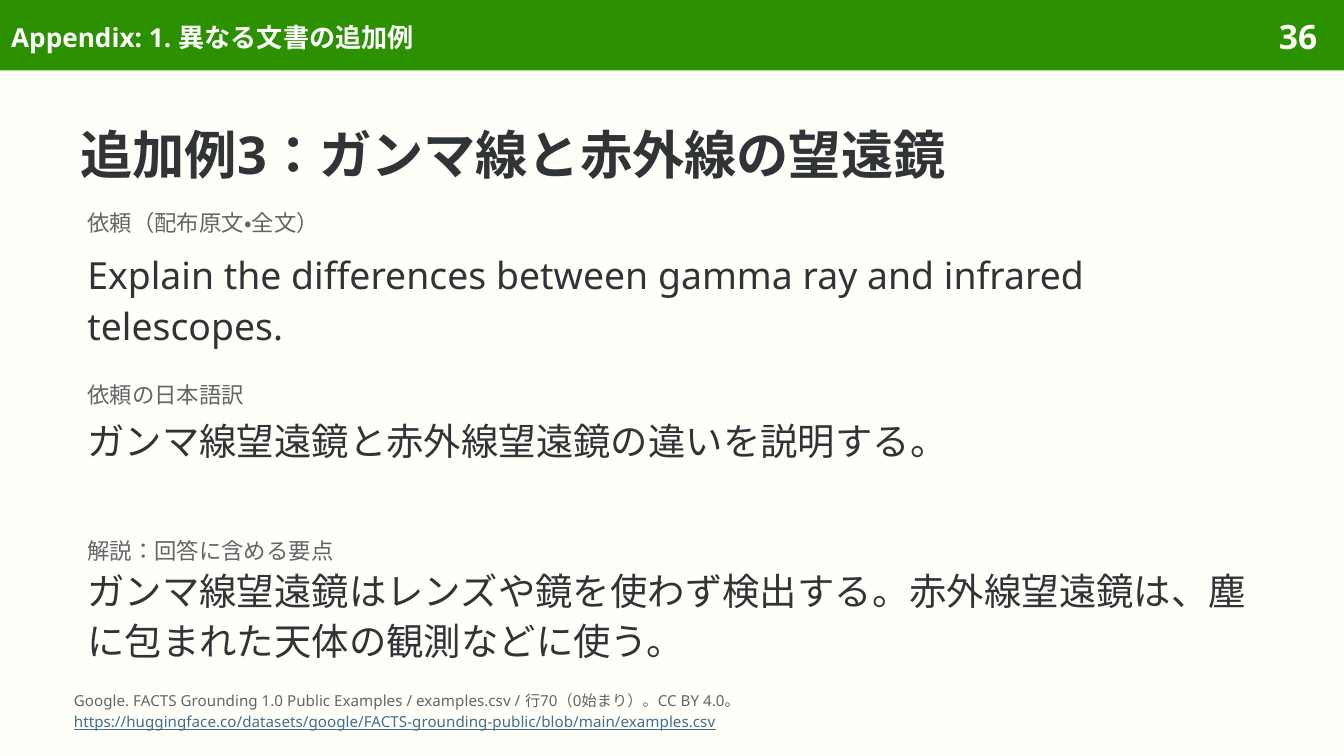
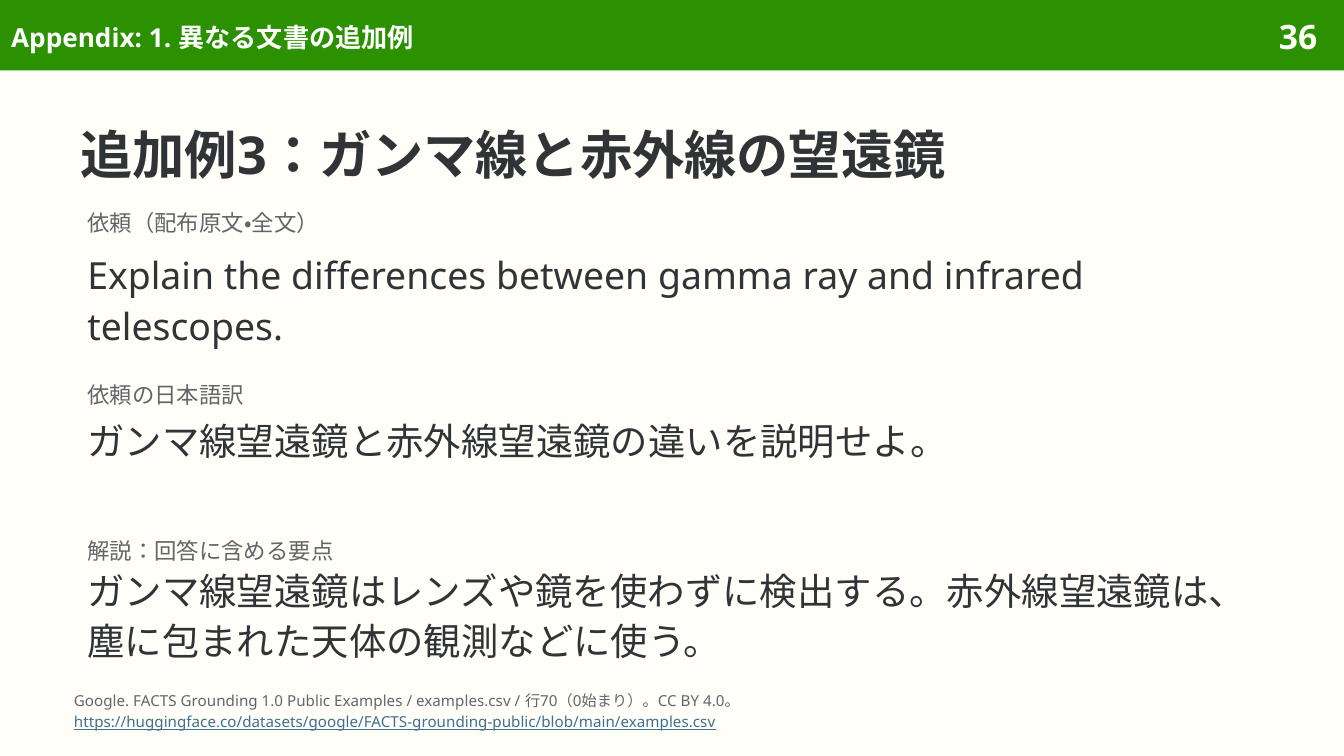
Before and after one commit to sasakiy84/datasets-in-10-minutes, a slide deck: slide 36 of slides/datasets-in-10-minutes-facts-grounding.pptx. Drawn at 1344x756 pixels with LibreOffice and Linux fonts; fonts in the diff are those of the drawing. Boxes give left, top, right and bottom in pixels: in the first picture for what was removed or moved away, otherwise in the second. Text is boxed around its words. In the diff, an @@ line names an element or a change of style, - is before the commit and + after.

```diff
--- a/slides/datasets-in-10-minutes-facts-grounding.pptx
+++ b/slides/datasets-in-10-minutes-facts-grounding.pptx
@@ text at [87,423,947,458]: text changed @@
-ガンマ線望遠鏡と赤外線望遠鏡の違いを説明する。
+ガンマ線望遠鏡と赤外線望遠鏡の違いを説明せよ。
@@ text at [87,573,1246,658]: text changed @@
-ガンマ線望遠鏡はレンズや鏡を使わず検出する。赤外線望遠鏡は、塵に包まれた天体の観測などに使う。
+ガンマ線望遠鏡はレンズや鏡を使わずに検出する。赤外線望遠鏡は、塵に包まれた天体の観測などに使う。
```
Also in this commit, not shown: 16 other slides changed, 7 other files.
